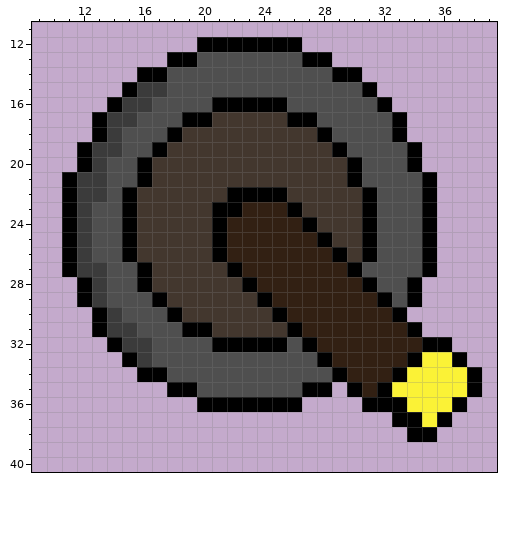
Pixel-art sprite: Assets/Sprites/Lift and Switch/Switch2.png. The picture above was drawn from the file before the commit.
The file is 48x48 pixels. Colours within 5 levels of each other are drawn and written as one. Shown: x 9..39, y 11..40.
After:
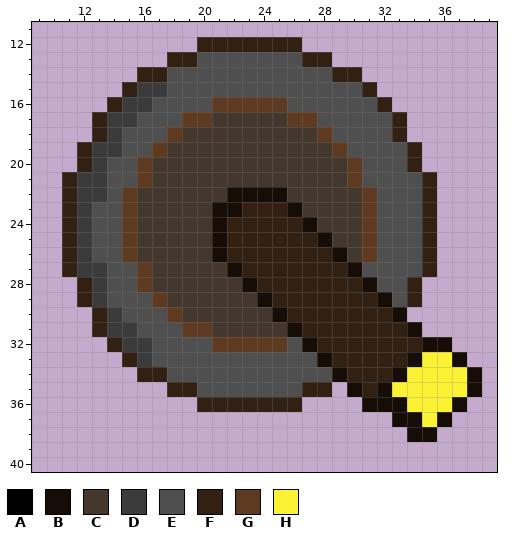
Palette (. is transparent): A #000000  B #160d07  C #43372e  D #3b3b3b  E #4f4f4f  F #322013  G #5e3a20  H #fbf236
Changes in this commit:
Changed rows in their new state; - is an unchanged pixel.
first column x 11:
12 ---------FFFFFFF------------
13 -------FF-------FF----------
14 -----FF-----------FF--------
15 ----F---------------F-------
16 ---F------GGGGG------F------
17 --F-----GG-----GG-----F-----
18 --F----G---------G----F-----
19 -F----G-----------G----F----
20 -F---G-------------G---F----
21 F----G-------------G----F---
22 F---G------BBBB-----G---F---
23 F---G-----BB---B----G---F---
24 F---G-----B-----B---G---F---
25 F---G-----B------B--G---F---
26 F---G-----B-------B-G---F---
27 F----G-----B-------B----F---
28 -F---G------B-------B--F----
29 -F----G------B-------B-F----
30 --F----G------B-------B-----
31 --F-----GG-----B-------B----
32 ---F------GGGGG-B-------BB--
33 ----F------------B-----B--B-
34 -----FF-----------B---B----B
35 -------FF-------FF-B-B-----B
36 ---------FFFFFFF----BBB---B-
37 ----------------------BB-B--
38 -----------------------BB---
